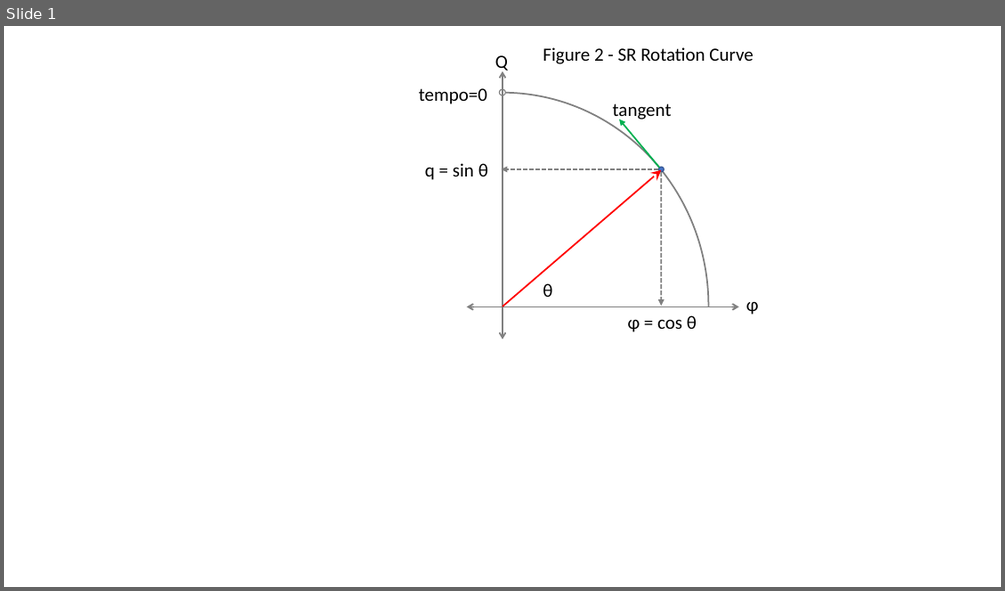
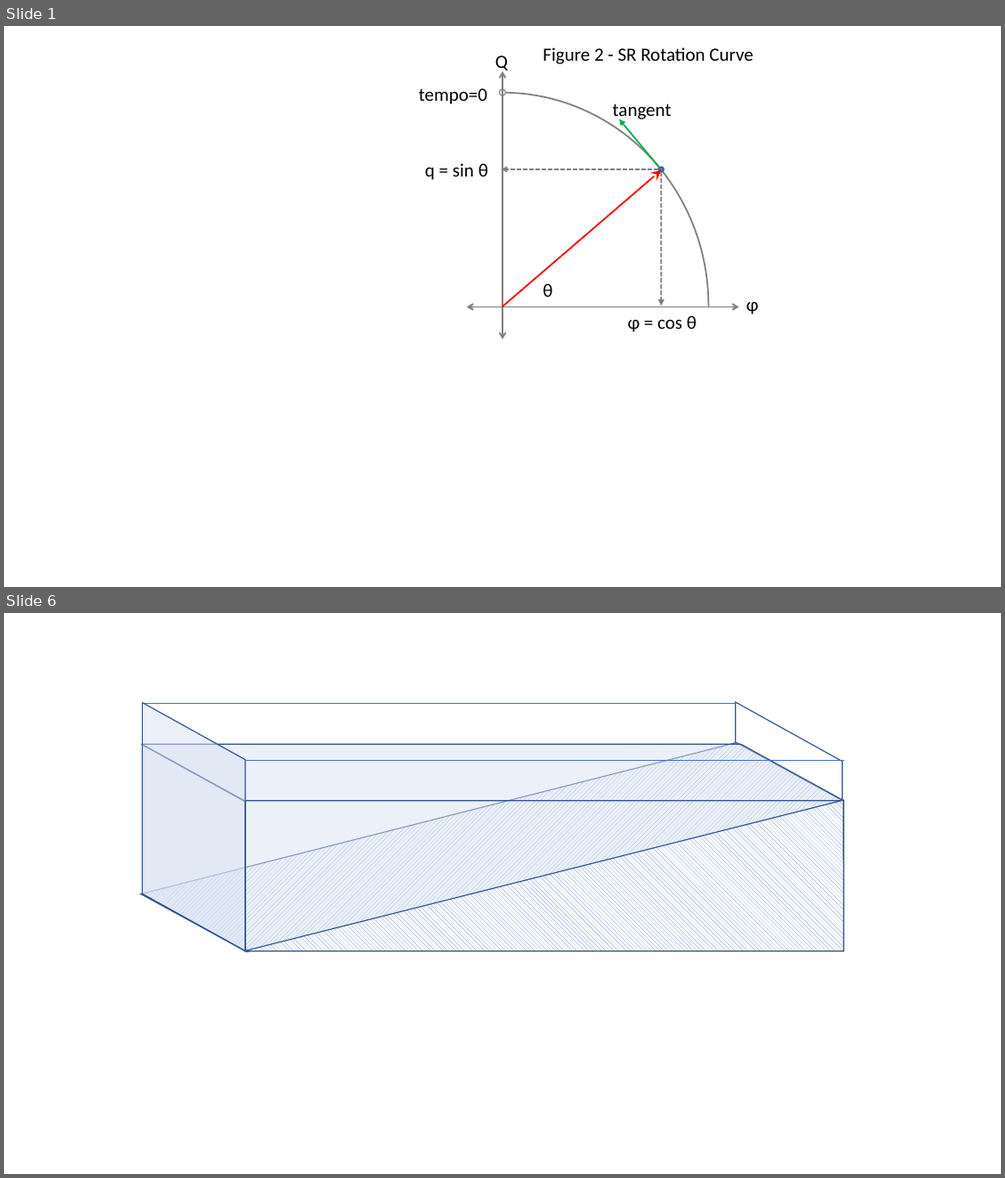
Before and after one commit to Don-Lawn/The-Causal-Domain, a slide deck: docs/figures/new diagrams 3.pptx. Shown one above the other, each under a label of ours: slide 1 before the commit, slides 1 and 6 after it; the slides between them are not shown. The pictures are 1005x591 and 1005x1178 pixels, drawn with LibreOffice and Linux fonts; fonts in the diff are those of the drawing. Boxes give left, top, right and bottom in pixels: in the first picture for what was removed or moved away, otherwise in the second. Text is boxed around its words. In the diff, an @@ line names an element or a change of style, - is before the commit and + after.

```diff
--- a/docs/figures/new diagrams 3.pptx
+++ b/docs/figures/new diagrams 3.pptx
@@ slide 6 added at (4,613,1001,1174), background #FFFFFF @@
@@ parallelogram added at (142,703,245,951), fill #DAE3F3 at 50% opacity, outline #325491 1 pt @@
@@ line added from (143, 704) to (736, 704), #4472C4 0.5 pt @@
@@ parallelogram added at (736,702,842,949), outline #325491 1 pt @@
@@ parallelogram added at (141,721,842,973), fill pattern #4472C4 on #FFFFFF, outline #325491 1 pt @@
@@ parallelogram added at (142,744,844,801), fill #DAE3F3 at 50% opacity, outline #325491 1 pt @@
@@ parallelogram added at (142,745,245,951), fill #DAE3F3 at 50% opacity, outline #325491 1 pt @@
@@ parallelogram added at (736,744,842,949), fill #DAE3F3, outline #325491 1 pt @@
@@ line added from (245, 761) to (844, 761), #4472C4 0.5 pt @@
@@ triangle added at (244,800,844,951), fill pattern #4472C4 on #FFFFFF, outline #325491 1 pt @@
@@ rectangle added at (245,801,844,950), fill #DAE3F3 at 50% opacity, outline #325491 1 pt @@
@@ line added from (145, 893) to (743, 893), #4472C4 0.5 pt dashed @@
@@ line added from (245, 951) to (844, 949), #4472C4 0.5 pt @@
```
Also in this commit, not shown: 1 slide changed, 16 other slides added, 21 other files.
